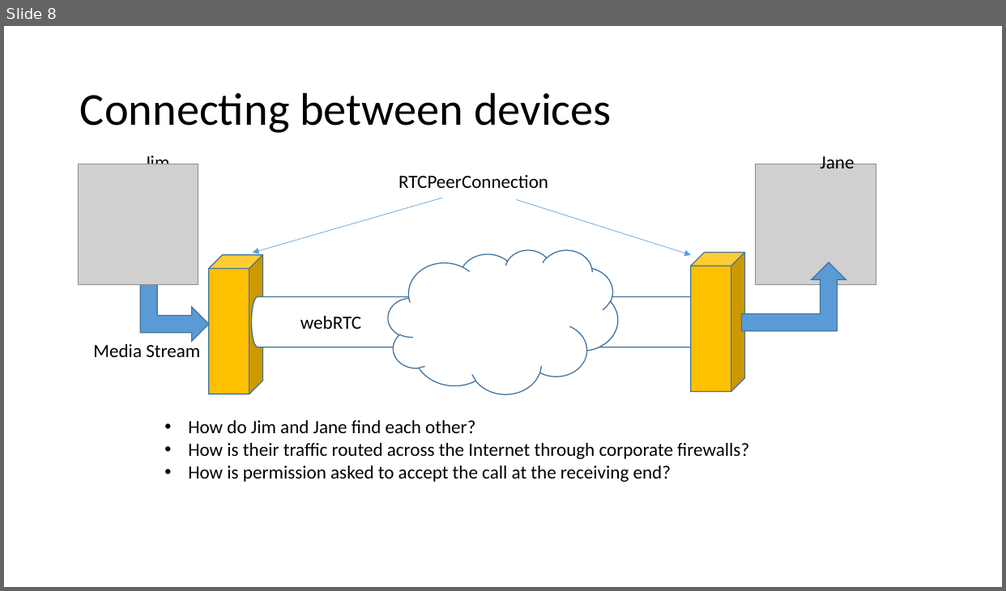
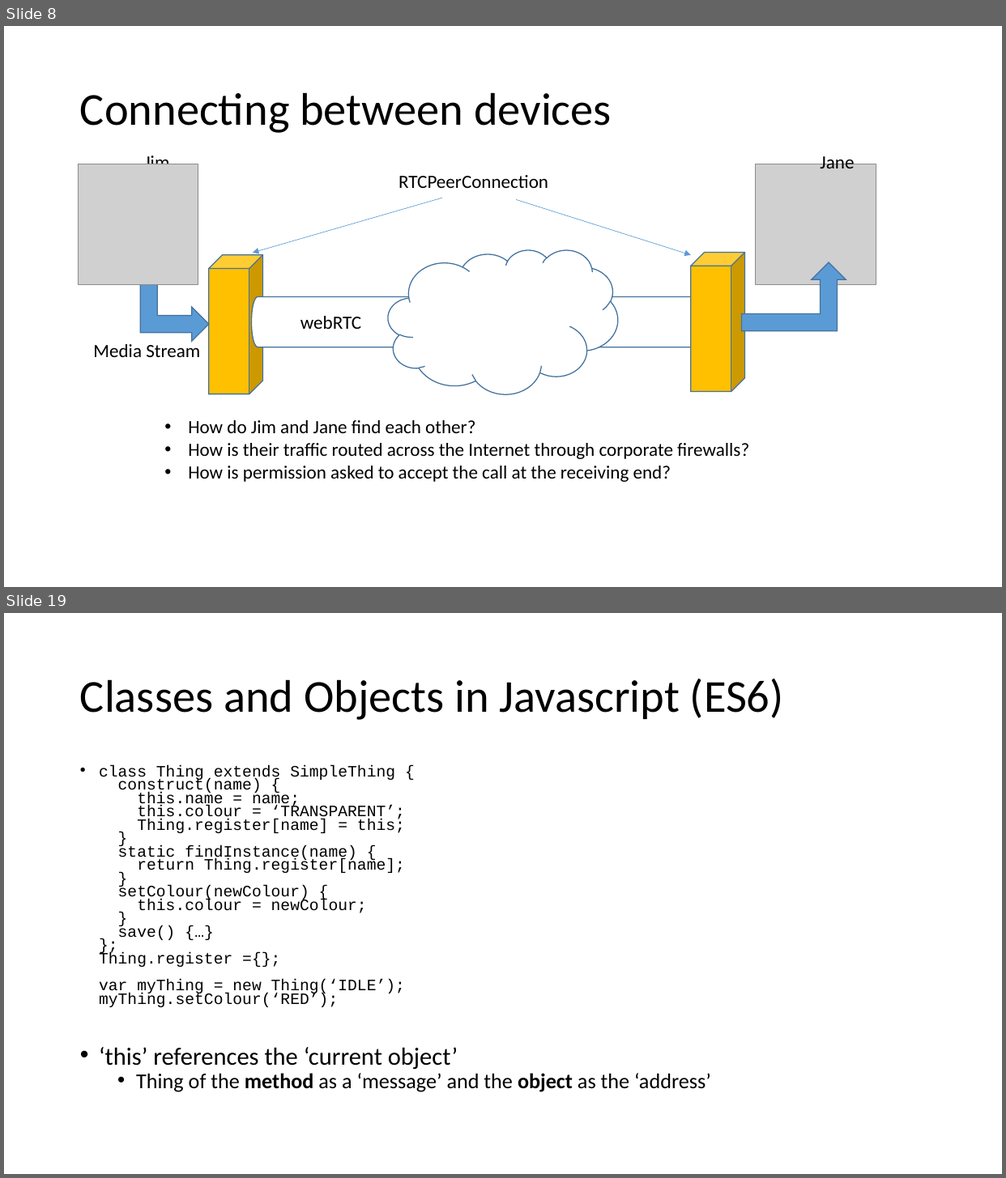
Before and after one commit to ipcortex/fac-workshop-materials, a slide deck: presentations/FAC9 Workshop.pptx. Shown one above the other, each under a label of ours: slide 8 before the commit, slides 8 and 19 after it; the slides between them are not shown. The pictures are 1006x591 and 1006x1178 pixels, drawn with LibreOffice and Linux fonts; fonts in the diff are those of the drawing; grey boxes stand for pictures. Boxes give left, top, right and bottom in pixels: in the first picture for what was removed or moved away, otherwise in the second. Text is boxed around its words. In the diff, an @@ line names an element or a change of style, - is before the commit and + after.

```diff
--- a/presentations/FAC9 Workshop.pptx
+++ b/presentations/FAC9 Workshop.pptx
@@ slide 19 added at (4, 613, 1002, 1174), background #FFFFFF @@
@@ title added at (80, 679, 784, 720), 44 pt, text #000000 @@
+Classes and Objects in Javascript (ES6)
@@ text added at (99, 765, 711, 1093), 15.3 pt, text #000000 @@
+• class Thing extends SimpleThing {
+  construct(name) {
+  this.name = name;
+  this.colour = ‘TRANSPARENT’;
+  Thing.register[name] = this;
+  }
+  static findInstance(name) {
+  return Thing.register[name];
+  }
+  setColour(newColour) {
+  this.colour = newColour;
+  }
+  save() {…}
+  };
+  Thing.register ={};
+  var myThing = new Thing(‘IDLE’);
+  myThing.setColour(‘RED’);
+• ‘this’ references the ‘current object’
+  • Thing of the method as a ‘message’ and the object as the ‘address’
```
Also in this commit, not shown: 19 slides changed, 11 other slides added, 6 slides removed, 1 other file.
